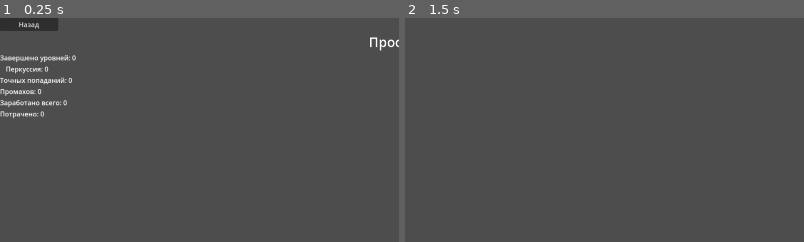
Above: before the commit, frames 1-2 (left to right).
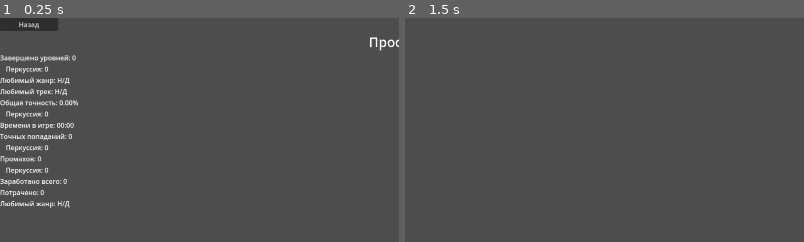
Above: after the commit, the same moments.

Repository: abletoburntheweb/RhythmFall
Game: Godot game, scene res://scenes/profile/profile_screen.tscn
The game is run twice, just before and just after one commit, with the same random seed, the same clock (stepped at 60 frames per second) and the same inputs. This scene is started directly instead of the project's main scene.
Inputs (mouse positions are % of the whole screen's width and height, from its top left):
- Up to frame 1 (0.25 s): no input
- Up to frame 2 (1.5 s): click "Назад" at 0.5 s; tap Enter at 1.25 s; move the mouse to (72, 45) at 1.27 s; hold D from 1.28 s (still down); tap F at 1.35 s; click (72, 45) at 1.42 s
The pictures show only the part of the screen within x 0-50%, y 0-50%; the shares and areas given below are measured in that part.

The runs differ from the first frame. In frame 1, 2.6% of the frame differs, in the area x 0-20%, y 26-85%; in frame 2, nothing differs.

Commit message:
add new labels to profile screen

Diff:
--- a/scenes/profile/profile_screen.tscn
+++ b/scenes/profile/profile_screen.tscn
@@ -51,13 +51,62 @@
 layout_mode = 2
 text = "Перкуссия: 0"
 
+[node name="FavoriteGenreLabel2" type="Label" parent="MainContent/MainVBox/StatsVBox"]
+layout_mode = 2
+text = "Любимый жанр: Н/Д"
+
+[node name="FavoriteTrackLabel" type="Label" parent="MainContent/MainVBox/StatsVBox"]
+layout_mode = 2
+text = "Любимый трек: Н/Д"
+
+[node name="OverallAccuracyLabel" type="Label" parent="MainContent/MainVBox/StatsVBox"]
+layout_mode = 2
+text = "Общая точность: 0.00%"
+
+[node name="DrumOverallAccuracyContainer" type="HBoxContainer" parent="MainContent/MainVBox/StatsVBox"]
+layout_mode = 2
+
+[node name="IndentSpacer" type="Control" parent="MainContent/MainVBox/StatsVBox/DrumOverallAccuracyContainer"]
+custom_minimum_size = Vector2(10, 0)
+layout_mode = 2
+
+[node name="DrumOverallAccuracyLabel" type="Label" parent="MainContent/MainVBox/StatsVBox/DrumOverallAccuracyContainer"]
+layout_mode = 2
+text = "Перкуссия: 0"
+
+[node name="PlayTimeLabel" type="Label" parent="MainContent/MainVBox/StatsVBox"]
+layout_mode = 2
+text = "Времени в игре: 00:00"
+
 [node name="TotalNotesHitLabel" type="Label" parent="MainContent/MainVBox/StatsVBox"]
 layout_mode = 2
 text = "Точных попаданий: 0"
 
+[node name="TotalDrumHitsContainer" type="HBoxContainer" parent="MainContent/MainVBox/StatsVBox"]
+layout_mode = 2
+
+[node name="IndentSpacer" type="Control" parent="MainContent/MainVBox/StatsVBox/TotalDrumHitsContainer"]
+custom_minimum_size = Vector2(10, 0)
+layout_mode = 2
+
+[node name="TotalDrumHitsLabel" type="Label" parent="MainContent/MainVBox/StatsVBox/TotalDrumHitsContainer"]
+layout_mode = 2
+text = "Перкуссия: 0"
+
 [node name="TotalNotesMissedLabel" type="Label" parent="MainContent/MainVBox/StatsVBox"]
 layout_mode = 2
 text = "Промахов: 0"
+
+[node name="TotalDrumMissesContainer" type="HBoxContainer" parent="MainContent/MainVBox/StatsVBox"]
+layout_mode = 2
+
+[node name="IndentSpacer" type="Control" parent="MainContent/MainVBox/StatsVBox/TotalDrumMissesContainer"]
+custom_minimum_size = Vector2(10, 0)
+layout_mode = 2
+
+[node name="TotalDrumMissesLabel" type="Label" parent="MainContent/MainVBox/StatsVBox/TotalDrumMissesContainer"]
+layout_mode = 2
+text = "Перкуссия: 0"
 
 [node name="TotalEarnedCurrencyLabel" type="Label" parent="MainContent/MainVBox/StatsVBox"]
 layout_mode = 2
@@ -66,3 +115,7 @@
 [node name="SpentCurrencyLabel" type="Label" parent="MainContent/MainVBox/StatsVBox"]
 layout_mode = 2
 text = "Потрачено: 0"
+
+[node name="FavoriteGenreLabel" type="Label" parent="MainContent/MainVBox/StatsVBox"]
+layout_mode = 2
+text = "Любимый жанр: Н/Д"
